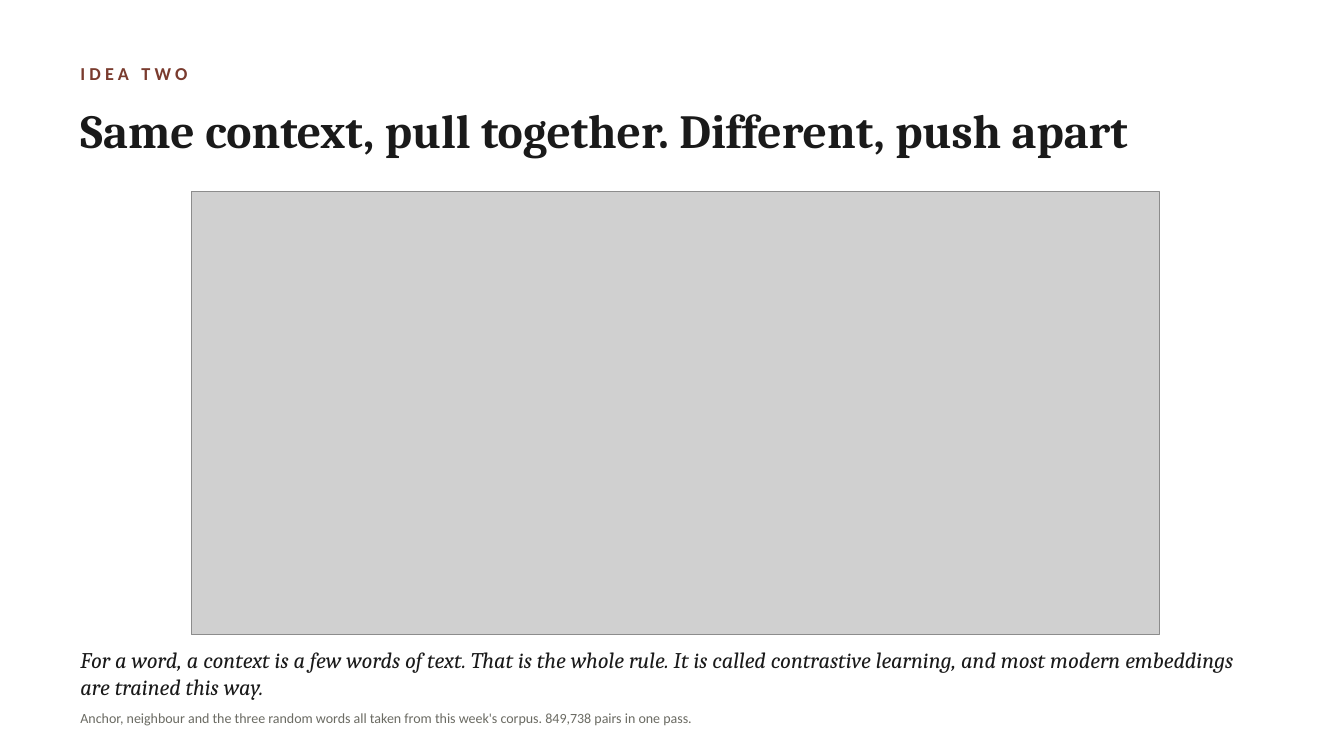
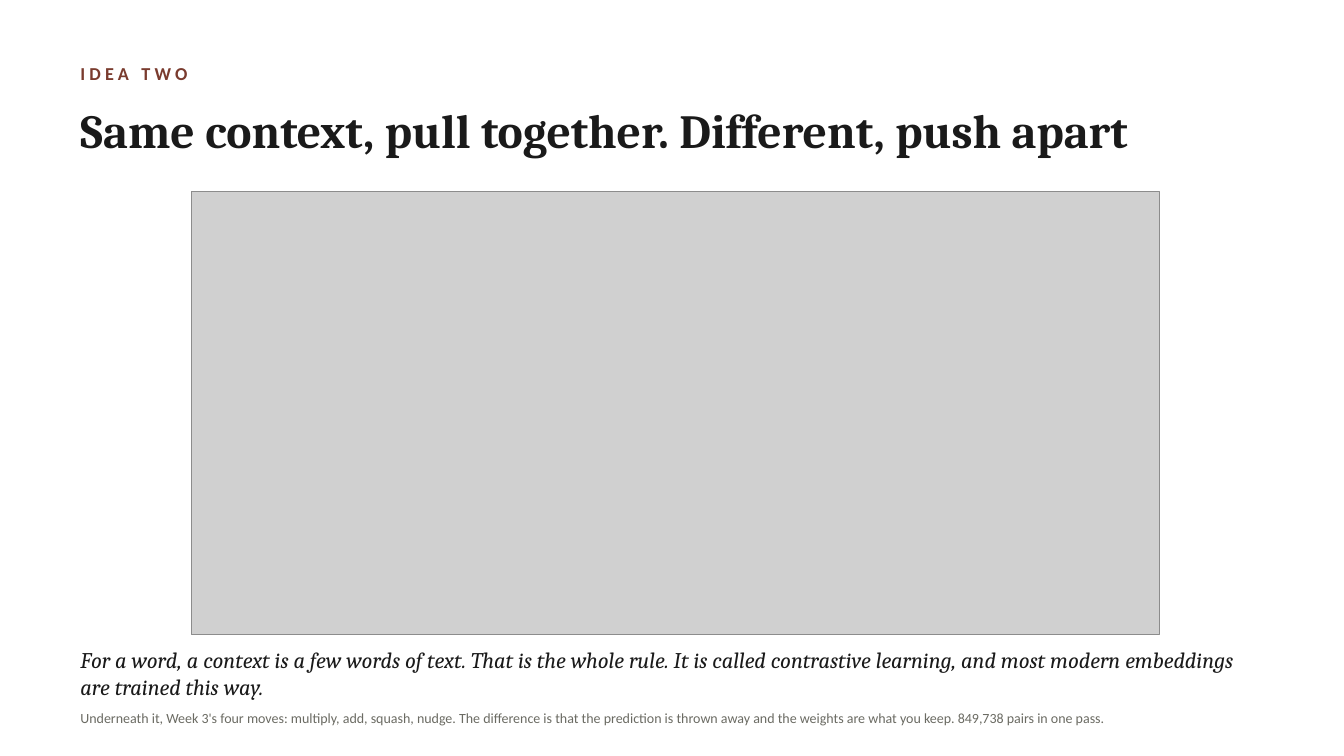
Before and after one commit to lucianli123/culture-as-data-2026, a slide deck: slide 13 of slides/week-04-lecture-draft.pptx. Drawn at 1344x756 pixels with LibreOffice and Linux fonts; fonts in the diff are those of the drawing; grey boxes stand for pictures. Boxes give left, top, right and bottom in pixels: in the first picture for what was removed or moved away, otherwise in the second. Text is boxed around its words. In the diff, an @@ line names an element or a change of style, - is before the commit and + after.

```diff
--- a/slides/week-04-lecture-draft.pptx
+++ b/slides/week-04-lecture-draft.pptx
@@ text at (80,713,1104,726): text changed @@
-Anchor, neighbour and the three random words all taken from this week's corpus. 849,738 pairs in one pass.
+Underneath it, Week 3's four moves: multiply, add, squash, nudge. The difference is that the prediction is thrown away and the weights are what you keep. 849,738 pairs in one pass.
```
Also in this commit, not shown: 1 other slide changed, 7 other files.
